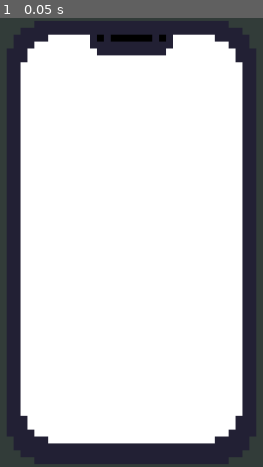
Above: before the commit, frame 1.
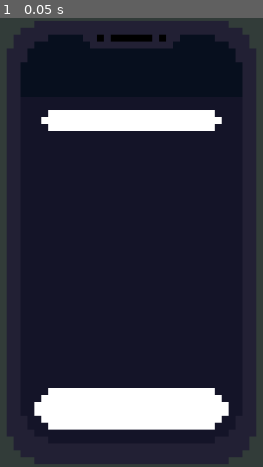
Above: after the commit, the same moment.

Repository: sleiph/uatisapi
Game: Godot game, scene res://cenas/home.tscn
Two runs of this game, one before a commit and one after it. Both use one fixed random seed, a clock stepped at 60 frames per second and the inputs below.
Inputs:
- Up to frame 1 (0.05 s): no input

The runs differ from the first frame. In frame 1, 66% of the frame differs, in the area x 7-93%, y 3-95%.

Commit message:
adicionando esqueleto

Diff:
--- a/cenas/home.tscn
+++ b/cenas/home.tscn
@@ -1,8 +1,14 @@
-[gd_scene load_steps=4 format=3 uid="uid://c1ot6xadn4y54"]
+[gd_scene load_steps=9 format=3 uid="uid://c1ot6xadn4y54"]
 
 [ext_resource type="Texture2D" uid="uid://bwbqf7mibyfkj" path="res://sprites/full.png" id="1_dv2u5"]
 [ext_resource type="Texture2D" uid="uid://dnxa0qqc266ph" path="res://sprites/fundo.png" id="2_7bw3u"]
 [ext_resource type="Texture2D" uid="uid://c14q5v06o2hoo" path="res://sprites/tela.png" id="3_7bw3u"]
+[ext_resource type="Texture2D" uid="uid://c3amk2i5wi8ni" path="res://sprites/nav.png" id="4_wi8rx"]
+[ext_resource type="PackedScene" uid="uid://dv22flv3ker5b" path="res://cenas/texto.tscn" id="6_0d2e0"]
+[ext_resource type="Script" uid="uid://b6l887un0oju4" path="res://scripts/scroll_container.gd" id="6_282o3"]
+[ext_resource type="Texture2D" uid="uid://bijcv65umaftr" path="res://sprites/texto.png" id="7_282o3"]
+
+[sub_resource type="StyleBoxEmpty" id="StyleBoxEmpty_mir7d"]
 
 [node name="Node2D" type="Node2D"]
 
@@ -10,16 +16,62 @@
 offset_right = 1152.0
 offset_bottom = 648.0
 
-[node name="TextureRect2" type="TextureRect" parent="CenterContainer"]
+[node name="fundo" type="TextureRect" parent="CenterContainer"]
 layout_mode = 2
 texture = ExtResource("1_dv2u5")
 
-[node name="TextureRect" type="TextureRect" parent="CenterContainer"]
+[node name="celular" type="TextureRect" parent="CenterContainer"]
+texture_filter = 1
 layout_mode = 2
 texture = ExtResource("2_7bw3u")
 
-[node name="TextureRect" type="TextureRect" parent="CenterContainer/TextureRect"]
+[node name="tela" type="TextureRect" parent="CenterContainer/celular"]
+modulate = Color(0.0784314, 0.0784314, 0.156863, 1)
+layout_mode = 0
 texture = ExtResource("3_7bw3u")
 
-[node name="PanelContainer" type="PanelContainer" parent="CenterContainer"]
+[node name="nav" type="TextureRect" parent="CenterContainer/celular/tela"]
+modulate = Color(0.352941, 0.745098, 0.745098, 1)
+layout_mode = 0
+offset_right = 360.0
+offset_bottom = 640.0
+texture = ExtResource("4_wi8rx")
+
+[node name="mensagens" type="ScrollContainer" parent="CenterContainer/celular"]
+layout_mode = 0
+offset_left = 30.0
+offset_top = 109.0
+offset_right = 339.0
+offset_bottom = 516.0
+horizontal_scroll_mode = 0
+vertical_scroll_mode = 4
+script = ExtResource("6_282o3")
+
+[node name="CenterContainer" type="CenterContainer" parent="CenterContainer/celular/mensagens"]
 layout_mode = 2
+size_flags_horizontal = 3
+
+[node name="MarginContainer" type="MarginContainer" parent="CenterContainer/celular/mensagens/CenterContainer"]
+layout_mode = 2
+theme_override_constants/margin_top = 20
+theme_override_constants/margin_bottom = 10
+
+[node name="HFlowContainer" type="HFlowContainer" parent="CenterContainer/celular/mensagens/CenterContainer/MarginContainer"]
+layout_mode = 2
+theme_override_constants/v_separation = 15
+
+[node name="Panel" parent="CenterContainer/celular/mensagens/CenterContainer/MarginContainer/HFlowContainer" instance=ExtResource("6_0d2e0")]
+layout_mode = 2
+
+[node name="PanelContainer" type="PanelContainer" parent="CenterContainer/celular"]
+layout_mode = 2
+offset_left = 40.0
+offset_top = 530.0
+offset_right = 320.0
+offset_bottom = 590.0
+theme_override_styles/panel = SubResource("StyleBoxEmpty_mir7d")
+
+[node name="TextureRect" type="TextureRect" parent="CenterContainer/celular/PanelContainer"]
+texture_filter = 1
+layout_mode = 2
+texture = ExtResource("7_282o3")
--- /dev/null
+++ b/cenas/texto.tscn
@@ -0,0 +1,43 @@
+[gd_scene load_steps=3 format=3 uid="uid://dv22flv3ker5b"]
+
+[ext_resource type="Texture2D" uid="uid://danuvtdusmrnh" path="res://sprites/placebo.png" id="1_pro0a"]
+
+[sub_resource type="StyleBoxEmpty" id="StyleBoxEmpty_rnn7s"]
+
+[node name="Panel" type="Panel"]
+custom_minimum_size = Vector2(260, 30)
+theme_override_styles/panel = SubResource("StyleBoxEmpty_rnn7s")
+
+[node name="MarginContainer" type="MarginContainer" parent="."]
+layout_mode = 1
+anchors_preset = 15
+anchor_right = 1.0
+anchor_bottom = 1.0
+grow_horizontal = 2
+grow_vertical = 2
+theme_override_constants/margin_top = 10
+theme_override_constants/margin_bottom = 10
+
+[node name="TextureRect6" type="TextureRect" parent="MarginContainer"]
+custom_minimum_size = Vector2(0, 6.515)
+layout_mode = 2
+texture = ExtResource("1_pro0a")
+expand_mode = 1
+
+[node name="MarginContainer2" type="MarginContainer" parent="."]
+layout_mode = 1
+anchors_preset = 15
+anchor_right = 1.0
+anchor_bottom = 1.0
+grow_horizontal = 2
+grow_vertical = 2
+theme_override_constants/margin_left = 10
+theme_override_constants/margin_top = 0
+theme_override_constants/margin_right = 10
+theme_override_constants/margin_bottom = 0
+
+[node name="TextureRect6" type="TextureRect" parent="MarginContainer2"]
+custom_minimum_size = Vector2(0, 6.515)
+layout_mode = 2
+texture = ExtResource("1_pro0a")
+expand_mode = 1
--- /dev/null
+++ b/scripts/scroll_container.gd
@@ -0,0 +1,8 @@
+extends ScrollContainer
+
+func _ready():
+	await get_tree().process_frame
+	scroll_to_bottom()
+
+func scroll_to_bottom():
+	scroll_vertical = get_v_scroll_bar().max_value
Not shown, added: scripts/scroll_container.gd.uid
Binary file added: sprites/cantos.png
Binary file changed: sprites/fundo.png
Binary file added: sprites/janelas.png
Binary file added: sprites/minimizar.png
Binary file added: sprites/placebo.png
Binary file changed: sprites/tela.png
Binary file added: sprites/texto2.png
Binary file added: sprites/voltar.png
Not shown, changed: README.md
